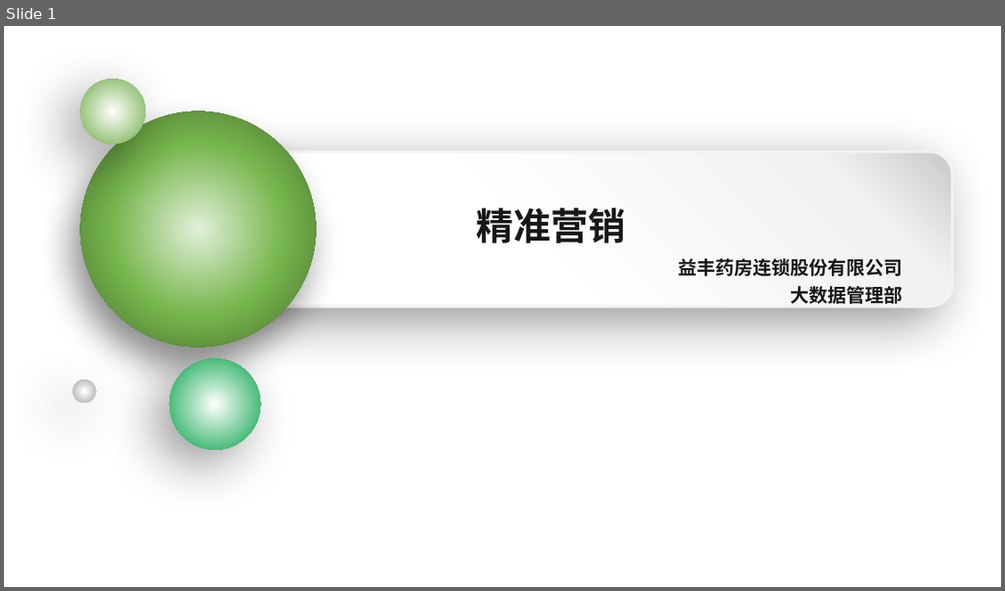
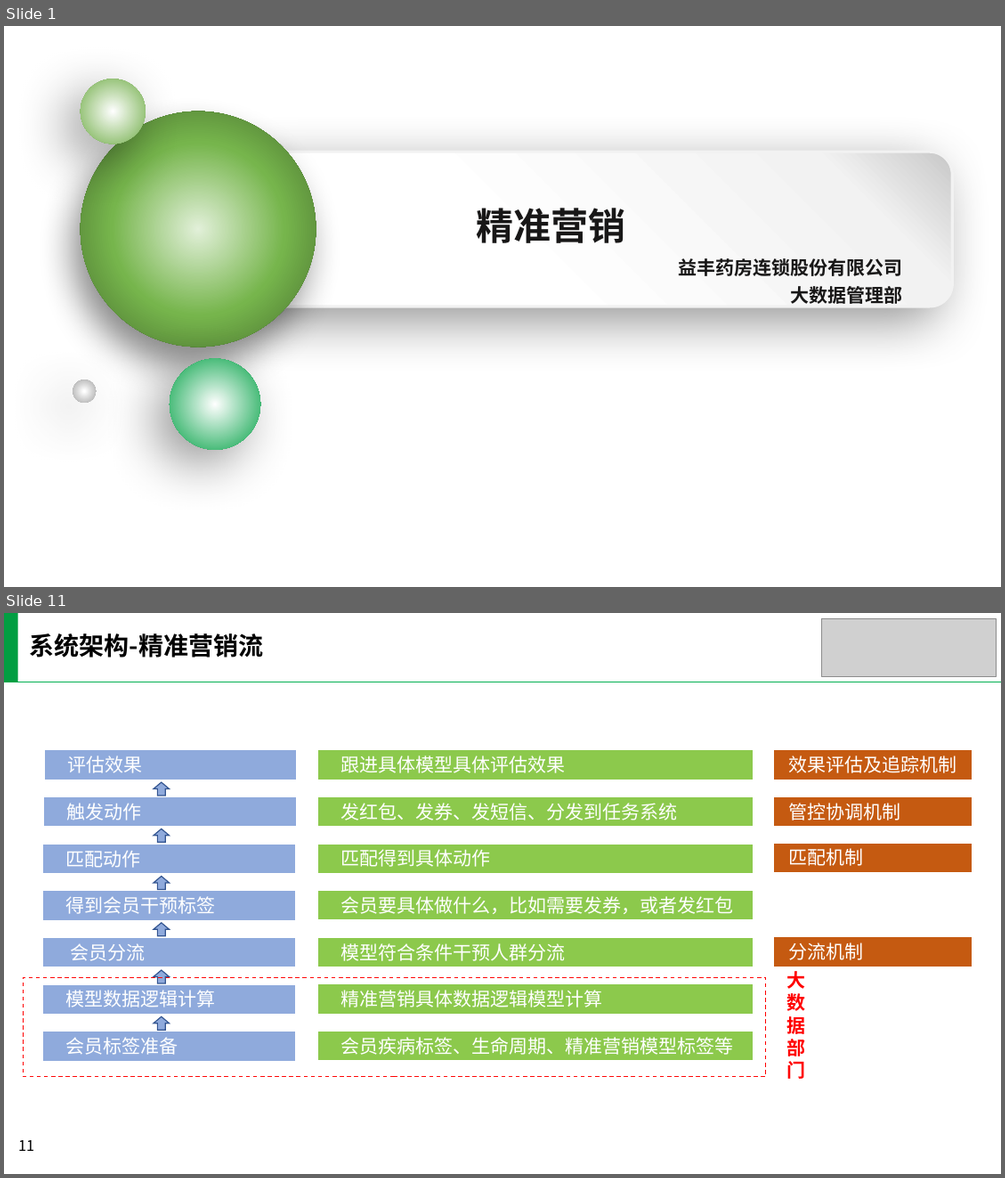
Before and after one commit to yaobozhang/YF_EB, a slide deck: 会员体系/精准营销/电商v2.0/生命周期精准营销/精准营销设计.pptx. Shown one above the other, each under a label of ours: slide 1 before the commit, slides 1 and 11 after it; the slides between them are not shown. The pictures are 1005x591 and 1005x1178 pixels, drawn with LibreOffice and Linux fonts; fonts in the diff are those of the drawing; grey boxes stand for pictures; background and template pictures are left out. Boxes give left, top, right and bottom in pixels: in the first picture for what was removed or moved away, otherwise in the second. Text is boxed around its words. In the diff, an @@ line names an element or a change of style, - is before the commit and + after.

```diff
--- a/会员体系/精准营销/电商v2.0/生命周期精准营销/精准营销设计.pptx
+++ b/会员体系/精准营销/电商v2.0/生命周期精准营销/精准营销设计.pptx
@@ slide 11 added at [4,613,1001,1174], background #FFFFFF @@
@@ rectangle added at [4,613,18,682], fill #029E42 @@
@@ text added at [30,633,263,657], 24 pt, text #000000, bold @@
+系统架构-精准营销流
@@ picture added at [822,618,996,676] @@
@@ line added from (4, 682) to (1001, 682), #00B050 1 pt @@
@@ rectangle added at [44,750,297,779], fill #8FAADC, outline #FFFFFF 1.5 pt, 18 pt, text #FFFFFF @@
+评估效果
@@ rectangle added at [317,750,753,779], fill #8CC94C, outline #FFFFFF 1.5 pt, 18 pt, text #FFFFFF @@
+跟进具体模型具体评估效果
@@ rectangle added at [774,750,972,779], fill #C55A11, outline #FFFFFF 1.5 pt, 18 pt, text #FFFFFF @@
+效果评估及追踪机制
@@ rectangle added at [43,797,297,827], fill #8FAADC, outline #FFFFFF 1.5 pt, 18 pt, text #FFFFFF @@
+触发动作
@@ up arrow added at [154,782,170,795], fill #8FAADC, outline #325491 1 pt @@
@@ rectangle added at [317,796,753,826], fill #8CC94C, outline #FFFFFF 1.5 pt, 18 pt, text #FFFFFF @@
+发红包、发券、发短信、分发到任务系统
@@ rectangle added at [774,796,972,826], fill #C55A11, outline #FFFFFF 1.5 pt, 18 pt, text #FFFFFF @@
+管控协调机制
@@ rectangle added at [42,844,296,873], fill #8FAADC, outline #FFFFFF 1.5 pt, 18 pt, text #FFFFFF @@
+匹配动作
@@ up arrow added at [154,829,170,843], fill #8FAADC, outline #325491 1 pt @@
@@ rectangle added at [317,844,753,873], fill #8CC94C, outline #FFFFFF 1.5 pt, 18 pt, text #FFFFFF @@
+匹配得到具体动作
@@ rectangle added at [774,843,972,873], fill #C55A11, outline #FFFFFF 1.5 pt, 18 pt, text #FFFFFF @@
+匹配机制
@@ up arrow added at [154,876,170,890], fill #8FAADC, outline #325491 1 pt @@
@@ rectangle added at [42,891,296,920], fill #8FAADC, outline #FFFFFF 1.5 pt, 18 pt, text #FFFFFF @@
+得到会员干预标签
@@ rectangle added at [317,891,753,920], fill #8CC94C, outline #FFFFFF 1.5 pt, 18 pt, text #FFFFFF @@
+会员要具体做什么，比如需要发券，或者发红包
@@ up arrow added at [154,923,170,936], fill #8FAADC, outline #325491 1 pt @@
@@ rectangle added at [42,938,296,967], fill #8FAADC, outline #FFFFFF 1.5 pt, 18 pt, text #FFFFFF @@
+会员分流
@@ rectangle added at [317,937,753,966], fill #8CC94C, outline #FFFFFF 1.5 pt, 18 pt, text #FFFFFF @@
+模型符合条件干预人群分流
@@ rectangle added at [774,937,972,966], fill #C55A11, outline #FFFFFF 1.5 pt, 18 pt, text #FFFFFF @@
+分流机制
@@ rectangle added at [23,977,765,1077], outline #FF0000 1 pt dashed @@
@@ rectangle added at [42,984,296,1013], fill #8FAADC, outline #FFFFFF 1.5 pt, 18 pt, text #FFFFFF @@
+模型数据逻辑计算
@@ up arrow added at [154,970,170,983], fill #8FAADC, outline #325491 1 pt @@
@@ rectangle added at [317,984,753,1013], fill #8CC94C, outline #FFFFFF 1.5 pt, 18 pt, text #FFFFFF @@
+精准营销具体数据逻辑模型计算
@@ text added at [786,971,805,1078], 18 pt, text #FF0000, bold @@
+大数据部门
@@ rectangle added at [42,1031,296,1061], fill #8FAADC, outline #FFFFFF 1.5 pt, 18 pt, text #FFFFFF @@
+会员标签准备
@@ up arrow added at [154,1017,170,1030], fill #8FAADC, outline #325491 1 pt @@
@@ rectangle added at [317,1030,753,1060], fill #8CC94C, outline #FFFFFF 1.5 pt, 18 pt, text #FFFFFF @@
+会员疾病标签、生命周期、精准营销模型标签等
@@ rectangle added at [802,1099,1001,1174], fill #FFFFFF @@
@@ page number added at [18,1140,34,1151], 14 pt, text #000000 @@
+11
```
Also in this commit, not shown: 6 slides changed, 3 other slides added, 2 slides removed, 1 other file.
